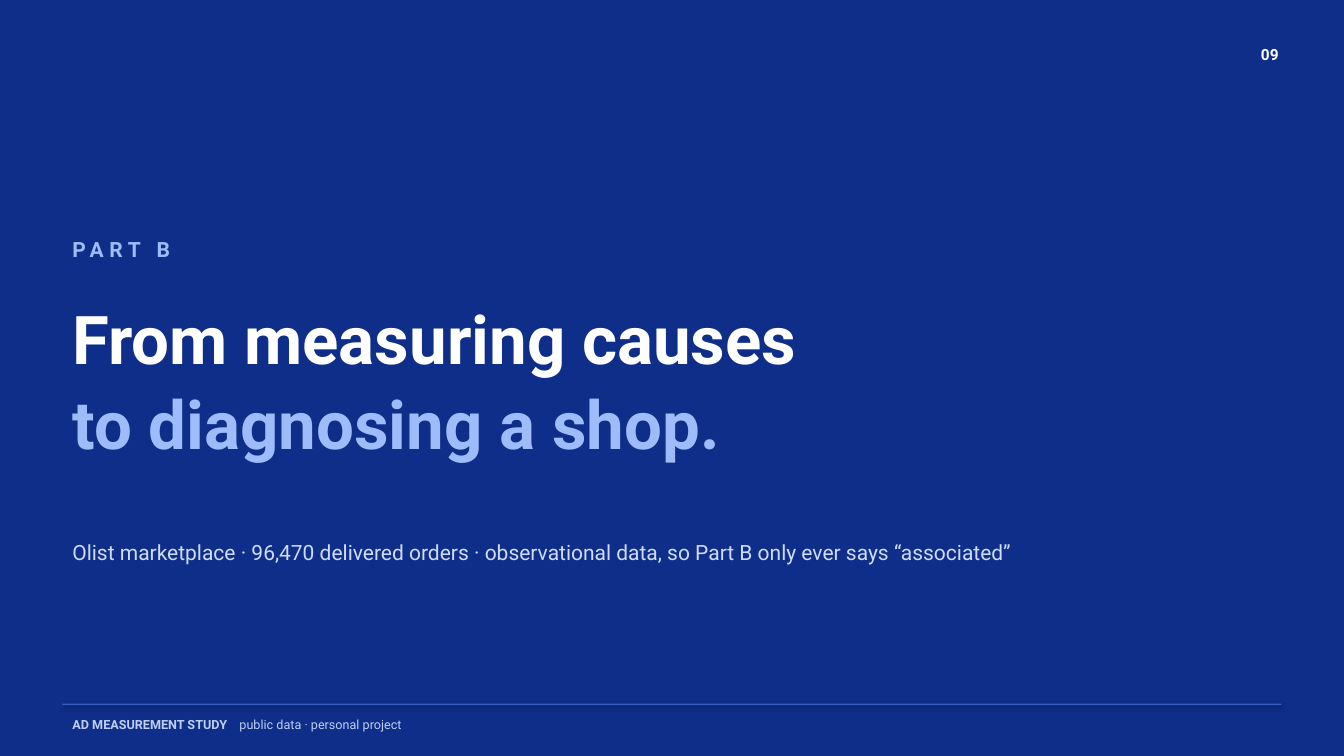
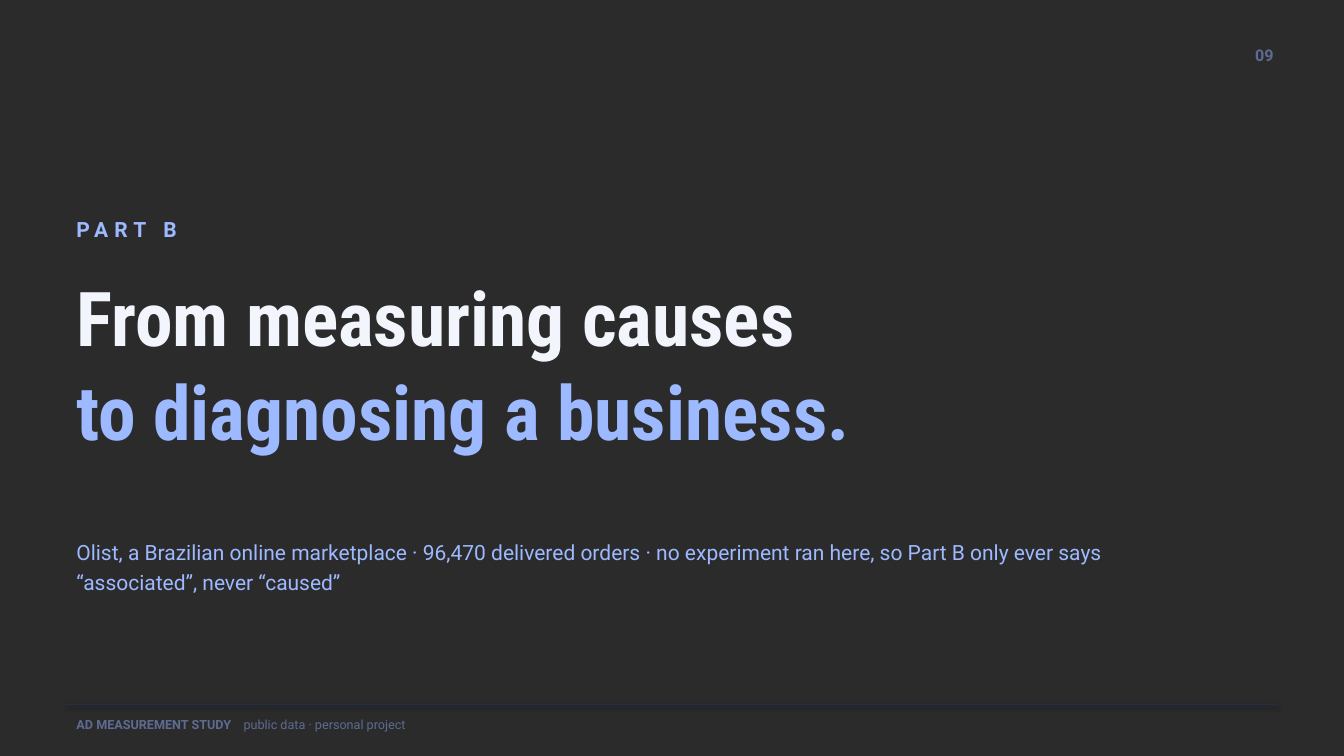
Before and after one commit to VikramVarkoor/Ad-Measurement-Study, a slide deck: slide 9 of deck/ad_measurement_deck.pptx. Drawn at 1344x756 pixels with LibreOffice and Linux fonts; fonts in the diff are those of the drawing; background and template pictures are left out; a plain dark background stands for a picture behind light text. Boxes give left, top, right and bottom in pixels: in the first picture for what was removed or moved away, otherwise in the second. Text is boxed around its words. In the diff, an @@ line names an element or a change of style, - is before the commit and + after.

```diff
--- a/deck/ad_measurement_deck.pptx
+++ b/deck/ad_measurement_deck.pptx
@@ background #0E2E8A to picture (left out) @@
@@ text "09" at [1255,49,1273,61]: size 11 to 11.5 pt, text colour #FFFFFF to #5E6B92 @@
@@ text "PART B": place and size @@
-text "PART B" at [157,242,170,257]
+text "PART B" at [163,222,176,237]
@@ text "PART B" at [163,222,176,237]: text colour #9FBCFA to #9DB9FF, letter spacing 4 to 4.4 pt @@
@@ text "From measuring causes": place and size @@
-text "From measuring causes" at [72,314,796,463]
+text "From measuring causes" at [76,290,849,456]
@@ text at [76,290,794,362]: size 48 to 54 pt, font Roboto to Roboto Condensed, text colour #FFFFFF to #F2F5FC in "From measuring causes"; line spacing 1.06 to 1.04 @@
@@ text at [76,383,849,456]: text changed; size 48 to 54 pt; font Roboto to Roboto Condensed; text colour #9FBCFA to #9DB9FF @@
-to diagnosing a shop.
+to diagnosing a business.
@@ text at [76,544,1101,593]: text changed; text colour #CFDCFB to #9DB9FF @@
-Olist marketplace · 96,470 delivered orders · observational data, so Part B only ever says “associated”
+Olist, a Brazilian online marketplace · 96,470 delivered orders · no experiment ran here, so Part B only ever says “associated”, never “caused”
@@ text "AD MEASUREMENT STUDY public data ..." at [76,720,406,732]: text colour #BFCFF5 to #5E6B92 @@
@@ rectangle: place and size @@
-rectangle at [63,704,1281,705]
+rectangle at [67,704,1277,705]
@@ rectangle at [67,704,1277,705]: fill #3A5BC2 to #232D4D @@
```
Also in this commit, not shown: 13 other slides changed, 28 other files.
